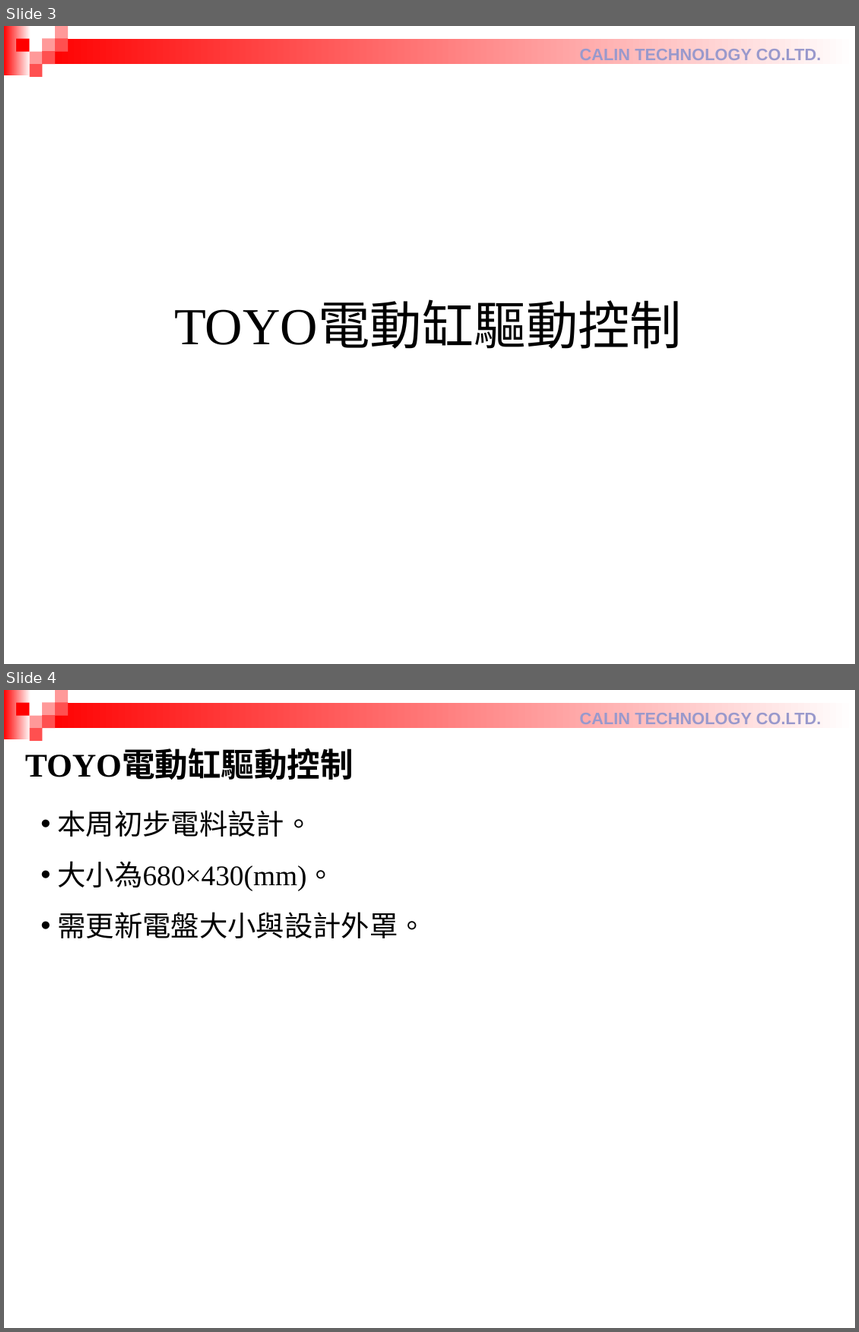
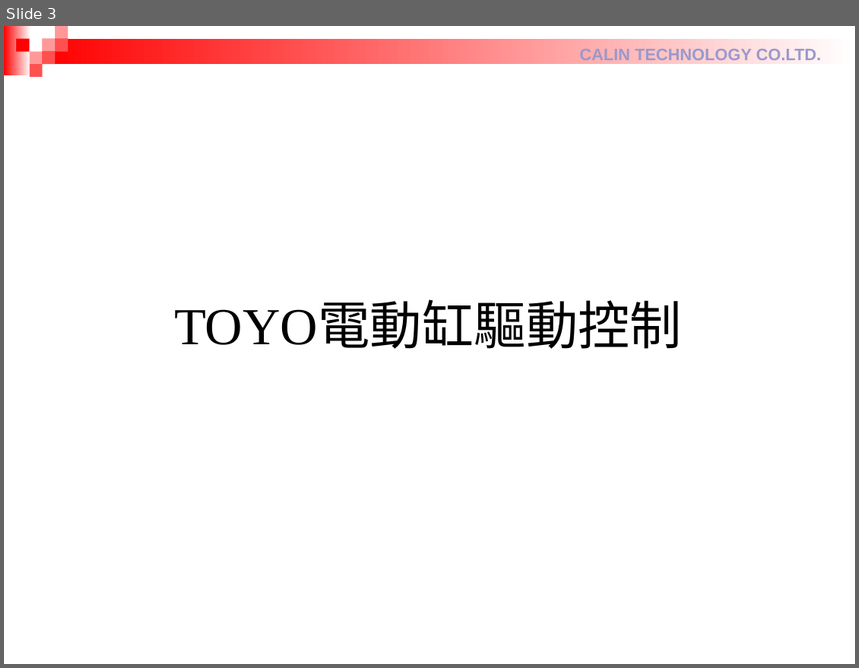
Before and after one commit to RaphWu/DataExchange, a slide deck: 設備部週報_吳仁中 20250827.pptx. Shown one above the other, each under a label of ours: slides 3 and 4 before the commit, slide 3 after it. The pictures are 859x1332 and 859x668 pixels, drawn with LibreOffice and Linux fonts; fonts in the diff are those of the drawing. Boxes give left, top, right and bottom in pixels: in the first picture for what was removed or moved away, otherwise in the second. Text is boxed around its words. In the diff, an @@ line names an element or a change of style, - is before the commit and + after.

```diff
--- a/設備部週報_吳仁中 20250827.pptx
+++ b/設備部週報_吳仁中 20250827.pptx
@@ slide 4 removed at [4, 690, 855, 1328], background #FFFFFF; not listed: 10 template elements that a slide beside it also shows @@
@@ text removed at [25, 751, 354, 780] @@
-TOYO電動缸驅動控制
@@ text removed at [58, 810, 427, 939] @@
-• 本周初步電料設計。
-• 大小為680×430(mm)。
-• 需更新電盤大小與設計外罩。
```
Also in this commit, not shown: 11 slides added, 2 other slides removed.
